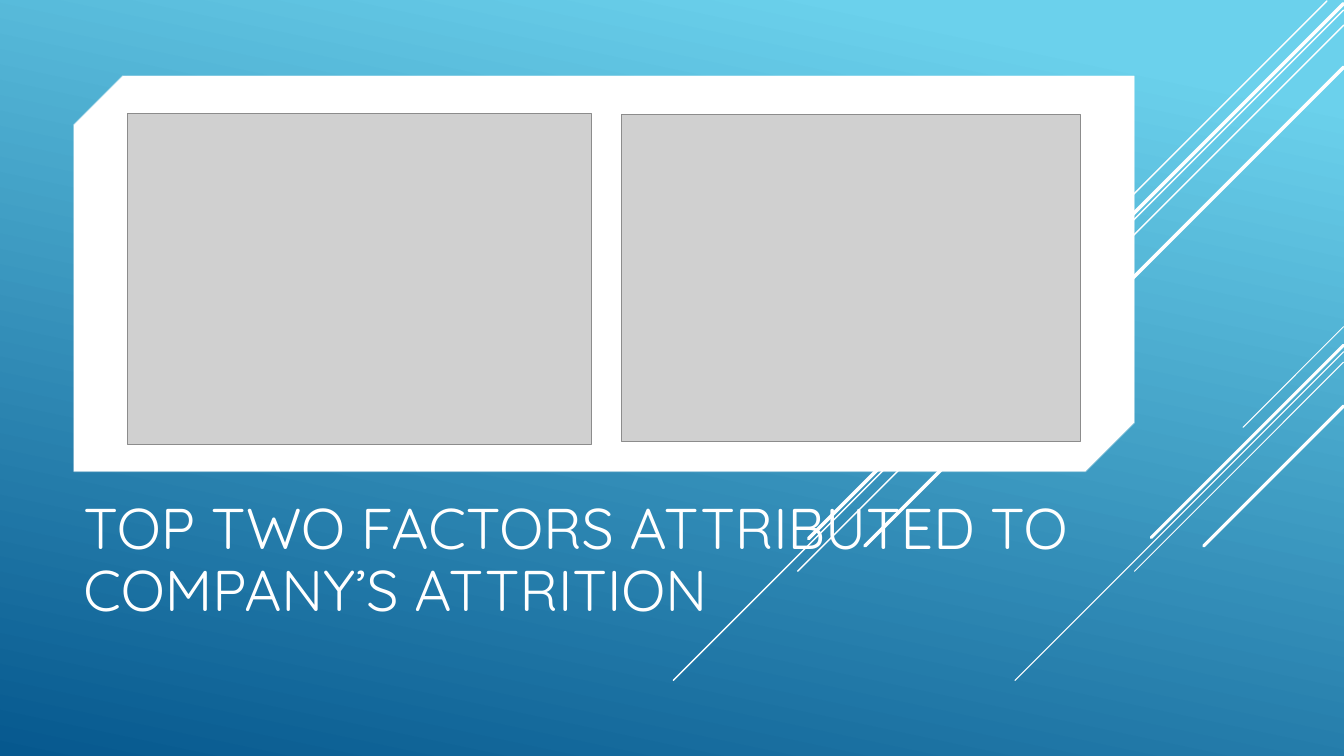
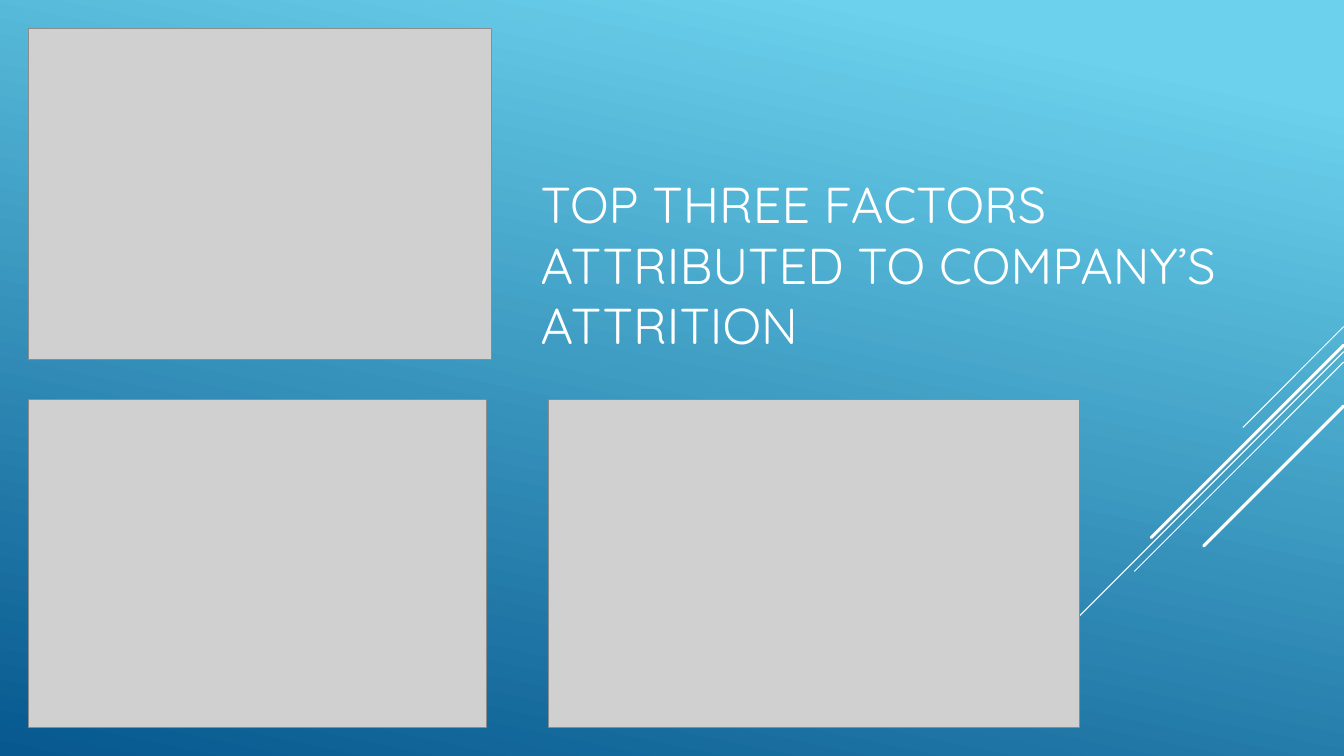
Before and after one commit to R-Chandna/MSDS6306_CaseStudy_2, a slide deck: slide 7 of Attrition_Case_Study_2_pptx_TAJAR_IP.pptx. Drawn at 1344x756 pixels with LibreOffice and Linux fonts; fonts in the diff are those of the drawing; grey boxes stand for pictures. Boxes give left, top, right and bottom in pixels: in the first picture for what was removed or moved away, otherwise in the second. Text is boxed around its words. In the diff, an @@ line names an element or a change of style, - is before the commit and + after.

```diff
--- a/Attrition_Case_Study_2_pptx_TAJAR_IP.pptx
+++ b/Attrition_Case_Study_2_pptx_TAJAR_IP.pptx
@@ picture: place and size @@
-picture at bbox=[128, 114, 591, 445]
+picture at bbox=[28, 29, 491, 360]
@@ line removed from (1344, 10) to (674, 681) @@
@@ line removed from (1344, 25) to (798, 572) @@
@@ line removed from (1344, 4) to (809, 538) @@
@@ line removed from (1327, 1) to (907, 421) @@
@@ snip diag rect removed at bbox=[75, 77, 1135, 472] @@
@@ line removed from (1344, 68) to (865, 546) @@
@@ title at bbox=[541, 187, 1216, 345]: text changed; size 41 to 36 pt @@
-TOP TWO FACTORS ATTRIBUTED TO COMPANY’S ATTRITION
+TOP THREE FACTORS ATTRIBUTED TO COMPANY’S ATTRITION
@@ line removed from (1344, 352) to (1015, 681) @@
@@ line added from (1344, 352) to (1015, 681), #FFFFFF 0.75 pt @@
@@ line removed from (1344, 362) to (1135, 572) @@
@@ line added from (1344, 362) to (1135, 572), #FFFFFF 0.75 pt @@
@@ picture: place and size @@
-picture at bbox=[622, 114, 1081, 442]
+picture at bbox=[28, 400, 487, 728]
@@ picture added at bbox=[548, 400, 1079, 728] @@
```
Also in this commit, not shown: 3 other files.
